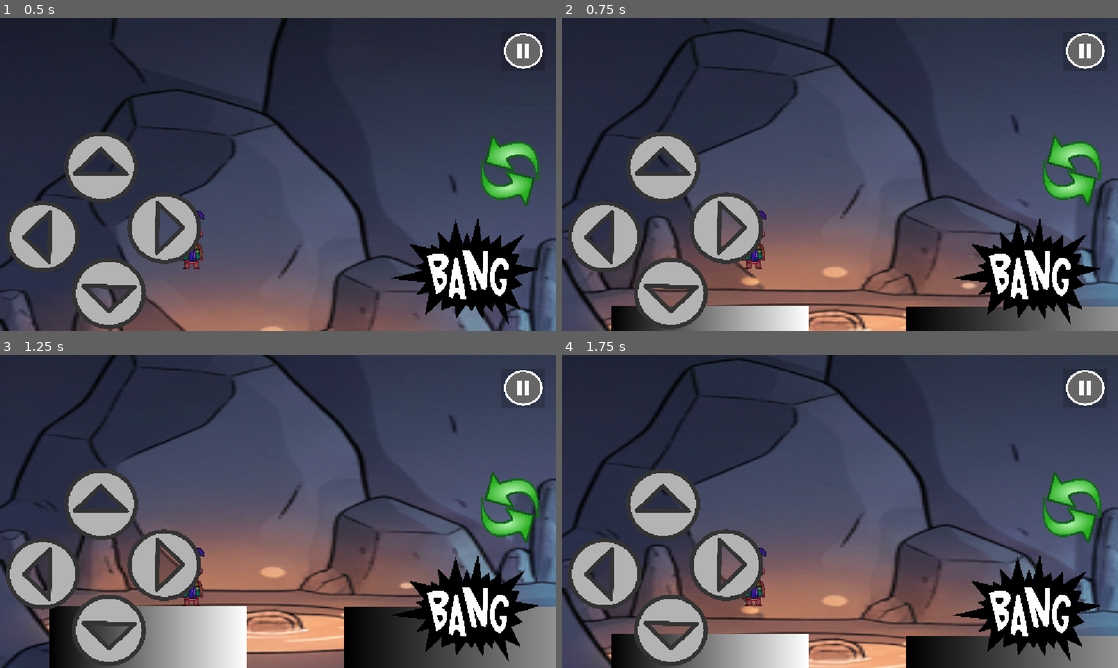
Above: before the commit, frames 1-4 (two rows, left to right).
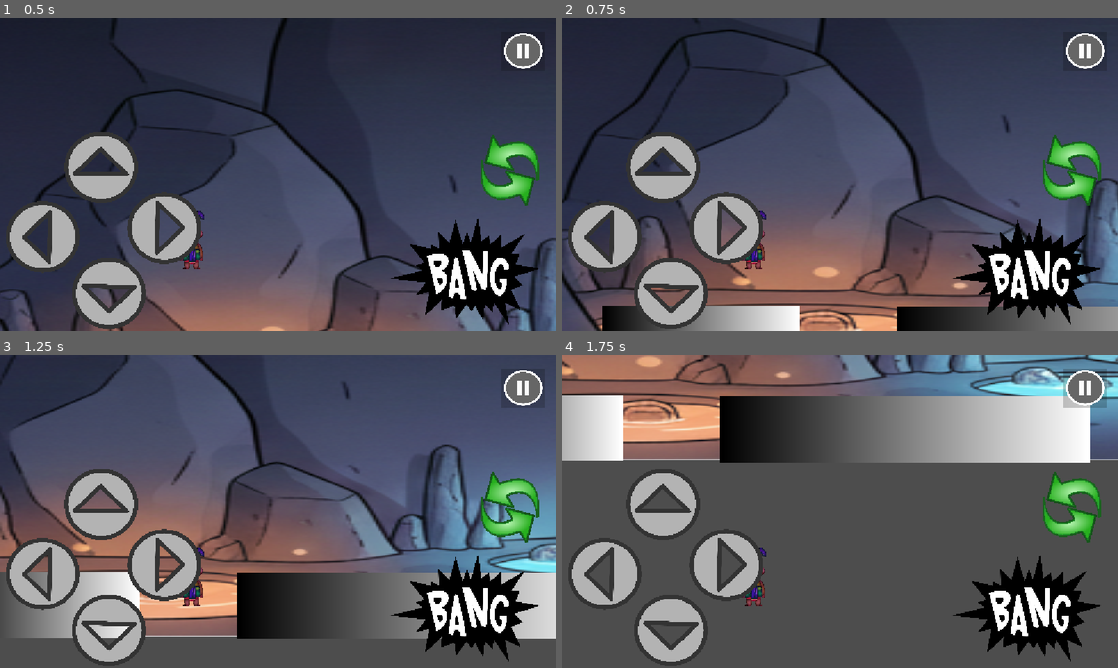
Above: after the commit, the same moments.

Repository: Kevincamelo5/Sacbe
Game: Godot game, scene res://mapa/nivel1/nivel1_parte2.tscn
The game is run twice, just before and just after one commit, with the same random seed, the same clock (stepped at 60 frames per second) and the same inputs. This scene is started directly instead of the project's main scene.
Inputs (mouse positions are in pixels of both pictures, inside the frame that each line leads up to):
- Up to frame 1 (0.5 s): no input
- Up to frame 2 (0.75 s): tap Enter at 0.5 s; move the mouse to (962, 158) at 0.52 s; hold D (derecha) from 0.53 s (still down); hold S (agacharse) from 0.53 s (still down); click (962, 158) at 0.67 s
- Up to frame 3 (1.25 s): keep holding D (derecha); keep holding S (agacharse); tap W (saltar) at 0.77 s
- Up to frame 4 (1.75 s): keep holding D (derecha); move the mouse to (728, 527) at 1.27 s; release S (agacharse) at 1.28 s; tap Tab (cambiar_objeto) at 1.35 s; tap W (saltar) at 1.52 s

Frame 1 is identical in both runs. In frame 2, 9.6% of the frame differs, in the area x 0-100%, y 0-100%; in frame 3, 52%; in frame 4, 70%.
Error in both runs: Invalid assignment of property or key 'flip_h' with value of type 'bool' on a base object of type 'null instance'. (res://entidad/jugador/jugador.gd:50)

Commit message:
prueba de fallos en el nivel1_parte2

Diff:
--- a/entidad/jugador/jugador.gd
+++ b/entidad/jugador/jugador.gd
@@ -47,9 +47,9 @@
 	direccion.x = Input.get_axis("izquierda", "derecha")
 
 	if direccion.x > 0:
-		$AnimatedSprite2D.flip_h = false
+		sprite.flip_h = false
 	elif direccion.x < 0:
-		$AnimatedSprite2D.flip_h = true
+		sprite.flip_h = true
 
 	velocity.x = direccion.x * _aceleracion
 
